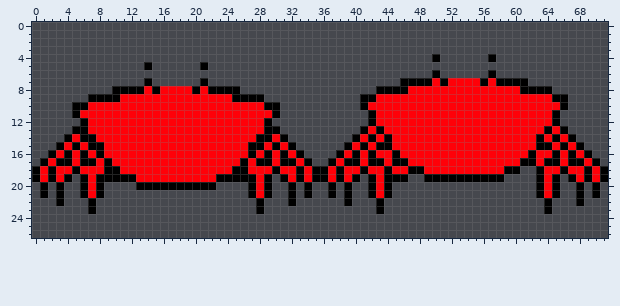
A sprite sheet gets an edit: static/crab-up.png. This is how it looked before the edit.
The file is 72x27 pixels.
Once edited:
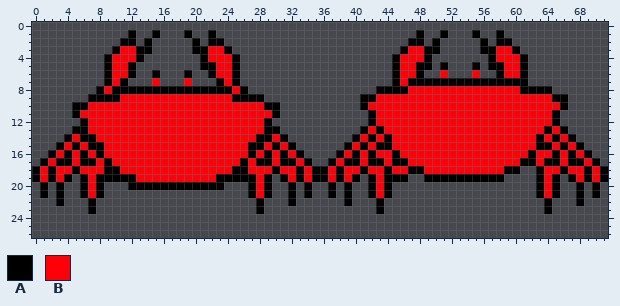
Palette (. is transparent): A #000000  B #ff0008
The exact change:
@@ x 0..71 @@
  0 ........................................................................
- 1 ........................................................................
- 2 ........................................................................
- 3 ........................................................................
- 4 ..................................................A......A..............
- 5 ..............A......A..................................................
- 6 ..................................................A......A..............
- 7 ..............A......A........................AAAABABBBBABAAAA..........
- 8 ..........AAAABABBBBABAAAA.................AAAABBBBBBBBBBBBBBAAAA.......
+ 1 ............A..A...A..A.........................A..A...A..A.............
+ 2 ...........AA.A.....A.AA.......................AA.A.....A.AA............
+ 3 ..........ABBAA.....AABBA.....................ABBAA.....AABBA...........
+ 4 .........ABBBA.......ABBBA...................ABBBA.......ABBBA..........
+ 5 .........ABBA........AABBA...................ABBAA.A...A.AABBA..........
+ 6 .........ABBA..A...A..ABBA...................ABBA..B...B..ABBA..........
+ 7 .........ABA...B...B...ABA...................ABAAAAAAAAAAAAAAA..........
+ 8 ........ABAAAAAAAAAAAAAAABA................AAAABBBBBBBBBBBBBBAAAA.......
  9 .......AAAABBBBBBBBBBBBBBAAAA............AABBBBBBBBBBBBBBBBBBBBBBAA.....
@@ x 10..25 @@
 19 AAABBBBBBBBBBAAA
-20 ...AAAAAAAAAA...
+20 ..AAAAAAAAAAAA..
 21 ................
